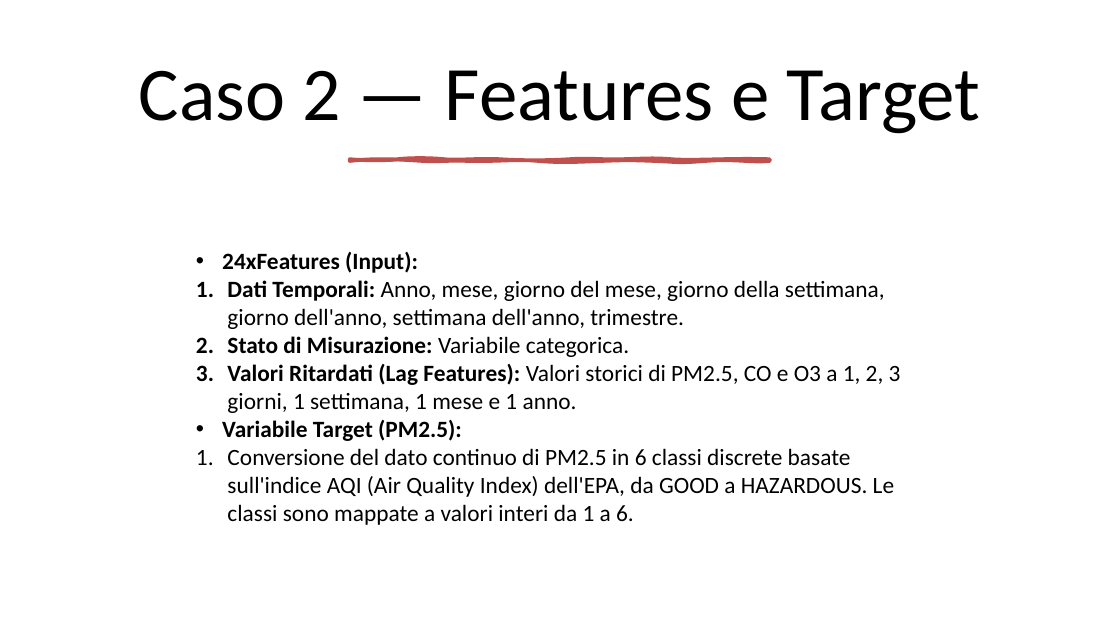
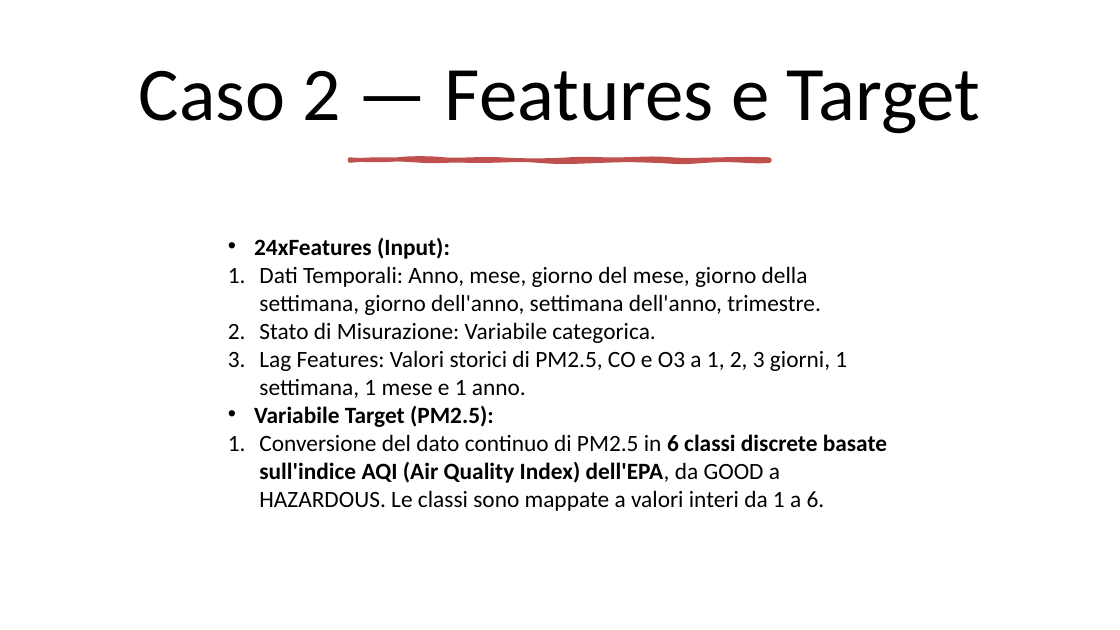
Before and after one commit to mtomas03/Thesis_Paper, a slide deck: slide 16 of Presentation.pptx (slide 20 before the commit). Drawn at 1120x630 pixels with LibreOffice and Linux fonts; fonts in the diff are those of the drawing. Boxes give left, top, right and bottom in pixels: in the first picture for what was removed or moved away, otherwise in the second. Text is boxed around its words. In the diff, an @@ line names an element or a change of style, - is before the commit and + after.

```diff
--- a/Presentation.pptx
+++ b/Presentation.pptx
@@ text "24xFeatures (Input):": place and size @@
-text "24xFeatures (Input):" at bbox=[222, 252, 901, 525]
+text "24xFeatures (Input):" at bbox=[254, 238, 887, 511]
@@ text at bbox=[259, 266, 887, 511]: bold off in "Dati Temporali:", "Stato di Misurazione:"; bold on in "6 classi discrete basate sull'indice AQI (Air ..." @@
@@ text at bbox=[259, 350, 847, 398]: text changed @@
-3. Valori Ritardati (Lag Features): Valori storici di PM2.5, CO e O3 a 1, 2, 3 giorni, 1 settimana, 1 mese e 1 anno.
+3. Lag Features: Valori storici di PM2.5, CO e O3 a 1, 2, 3 giorni, 1 settimana, 1 mese e 1 anno.
```
Also in this commit, not shown: 16 other slides changed, 4 slides removed, 1 other file.
